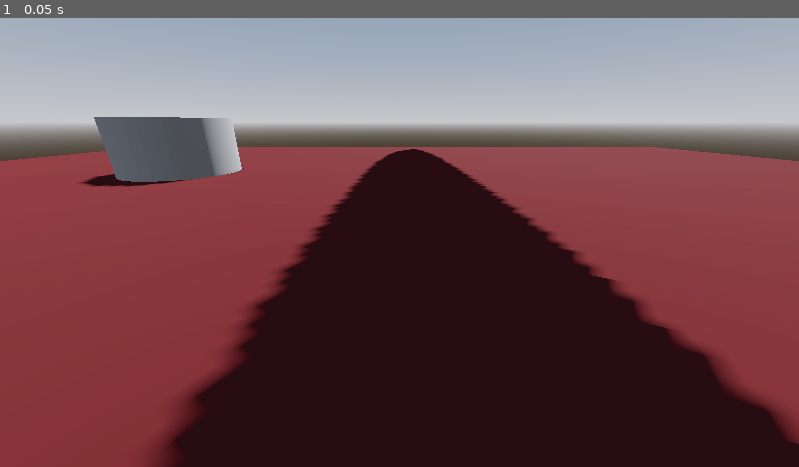
Above: before the commit, frame 1.
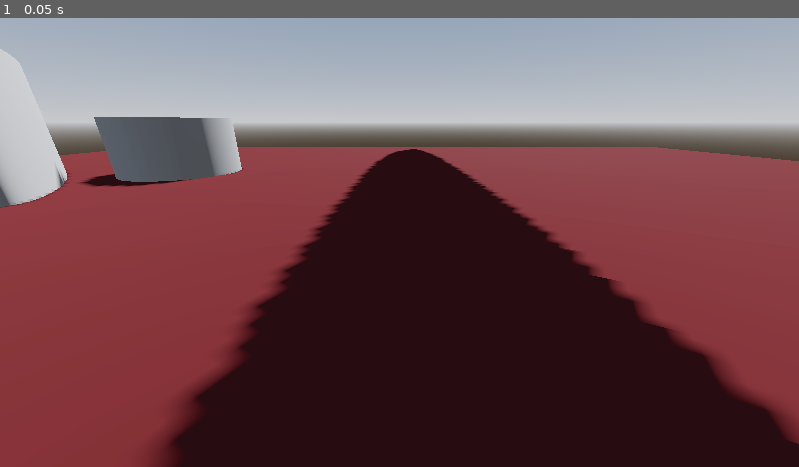
Above: after the commit, the same moment.

Repository: a-meriac/FPS_Tag
Game: Godot game, scene res://test.tscn
The game is run twice, just before and just after one commit, with the same random seed, the same clock (stepped at 60 frames per second) and the same inputs. The project has no main scene, so this scene is started directly.
Inputs:
- Up to frame 1 (0.05 s): no input

The runs differ from the first frame. In frame 1, 1.4% of the frame differs, in the area x 0-9%, y 6-43%.

Commit message:
argry face

Diff:
--- a/test.tscn
+++ b/test.tscn
@@ -56,3 +56,11 @@
 [node name="MeshInstance3D3" type="MeshInstance3D" parent="MeshInstance3D"]
 transform = Transform3D(0.804152, 0, 0, 0, 0.582991, 0, 0, 0, 8.02585, 0.253072, 0.30628, -0.401454)
 mesh = SubResource("CylinderMesh_wlalr")
+
+[node name="MeshInstance3D4" type="MeshInstance3D" parent="MeshInstance3D"]
+transform = Transform3D(0.35943, 0, 1.99723, 0, 0.582991, 0, -0.390317, 0, 1.83918, -3.2793, 0.30628, -1.42567)
+mesh = SubResource("CylinderMesh_wlalr")
+
+[node name="MeshInstance3D5" type="MeshInstance3D" parent="MeshInstance3D"]
+transform = Transform3D(0.316246, 0, -2.18011, 0, 0.582991, 0, 0.426058, 0, 1.61821, -3.32373, 0.30628, 1.20087)
+mesh = SubResource("CylinderMesh_wlalr")
